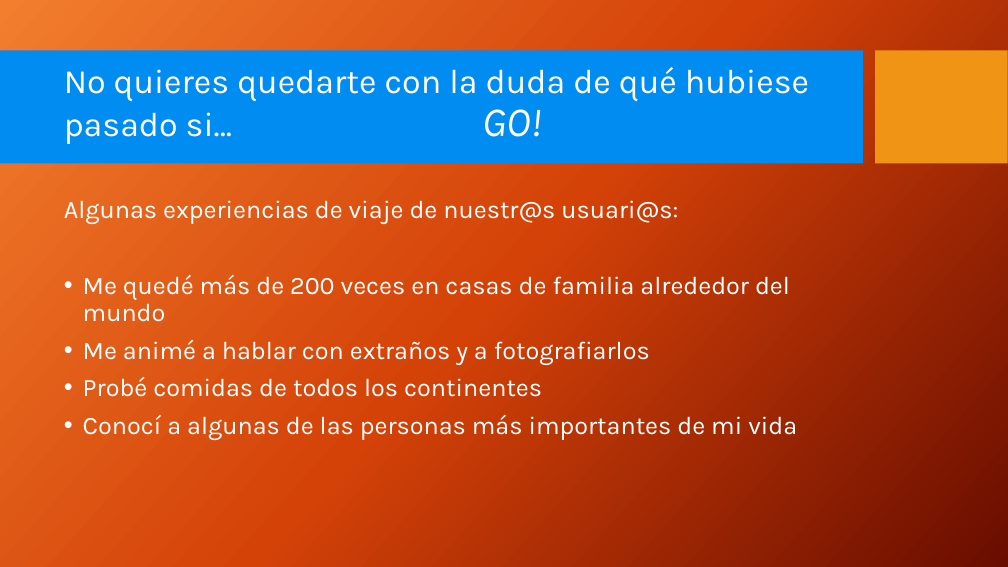
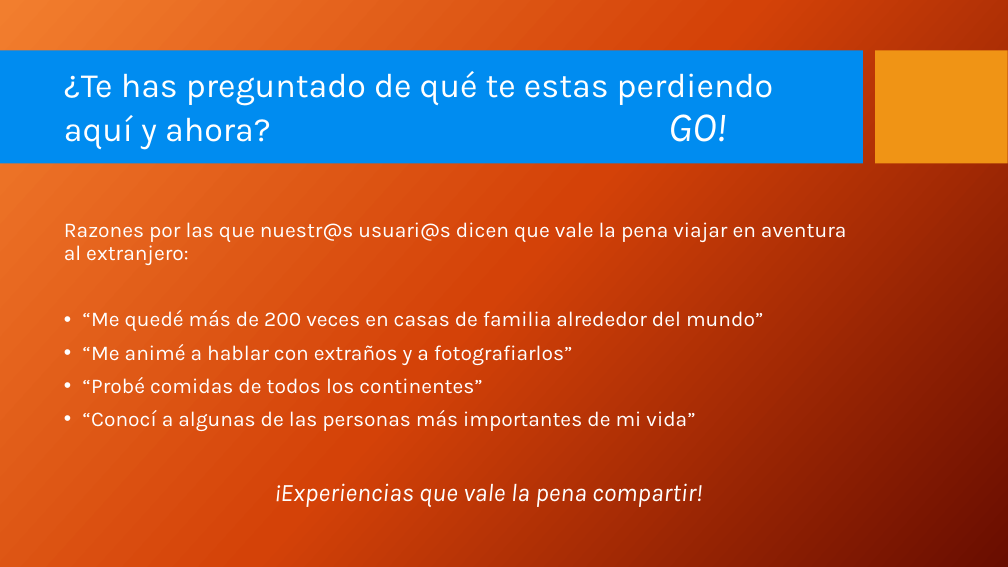
Before and after one commit to Auryn8/go-red, a slide deck: slide 2 of GO_presentacion.pptx. Drawn at 1008x567 pixels with LibreOffice and Linux fonts; fonts in the diff are those of the drawing; background and template pictures are left out. Boxes give left, top, right and bottom in pixels: in the first picture for what was removed or moved away, otherwise in the second. Text is boxed around its words. In the diff, an @@ line names an element or a change of style, - is before the commit and + after.

```diff
--- a/GO_presentacion.pptx
+++ b/GO_presentacion.pptx
@@ title at bbox=[64, 71, 774, 149]: text changed @@
-No quieres quedarte con la duda de qué hubiese pasado si… GO!
+¿Te has preguntado de qué te estas perdiendo aquí y ahora? GO!
@@ text at bbox=[64, 222, 846, 507]: text changed; size 24 to 20 pt @@
-Algunas experiencias de viaje de nuestr@s usuari@s:
-• Me quedé más de 200 veces en casas de familia alrededor del mundo
-• Me animé a hablar con extraños y a fotografiarlos
-• Probé comidas de todos los continentes
-• Conocí a algunas de las personas más importantes de mi vida
+Razones por las que nuestr@s usuari@s dicen que vale la pena viajar en aventura al extranjero:
+• “Me quedé más de 200 veces en casas de familia alrededor del mundo”
+• “Me animé a hablar con extraños y a fotografiarlos”
+• “Probé comidas de todos los continentes”
+• “Conocí a algunas de las personas más importantes de mi vida”
+¡Experiencias que vale la pena compartir!
```
Also in this commit, not shown: 6 other slides changed.
